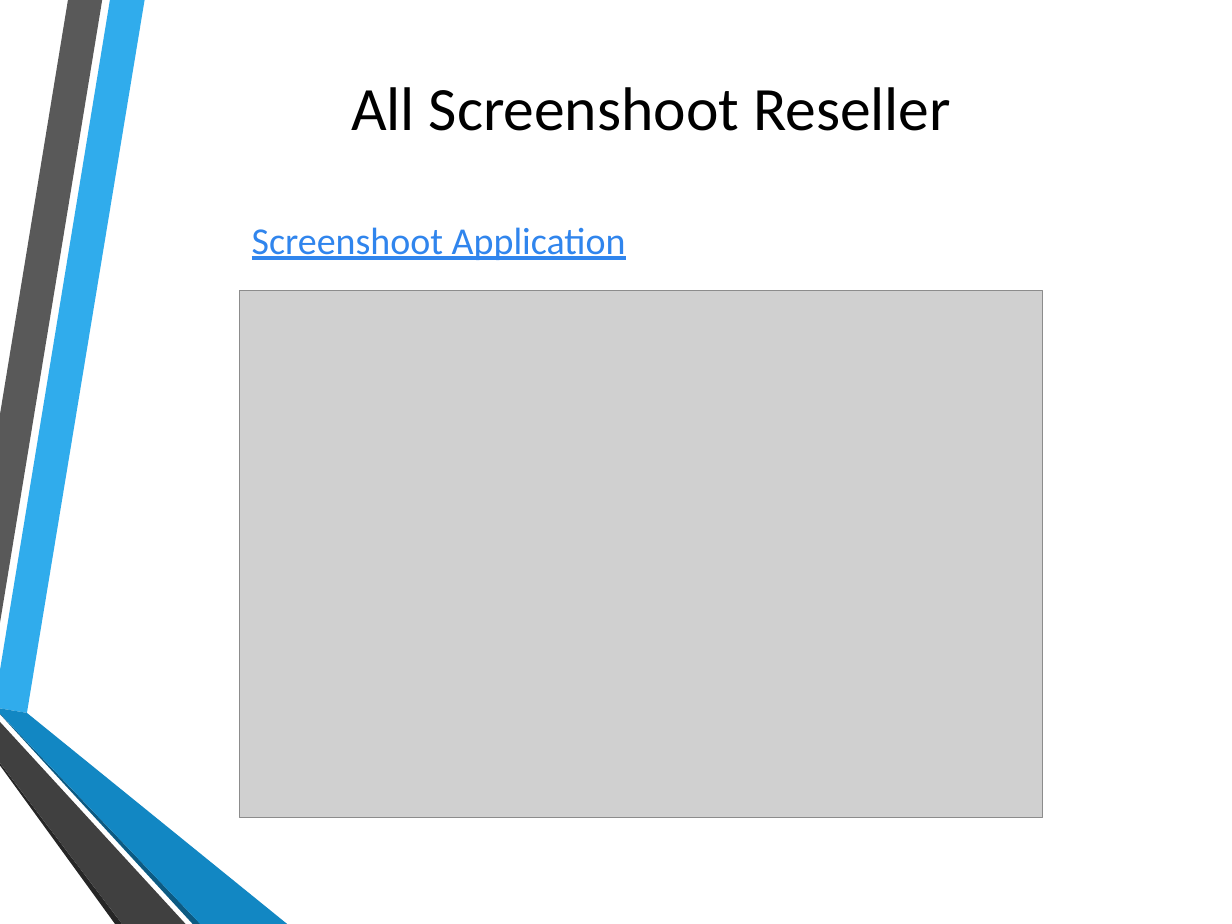
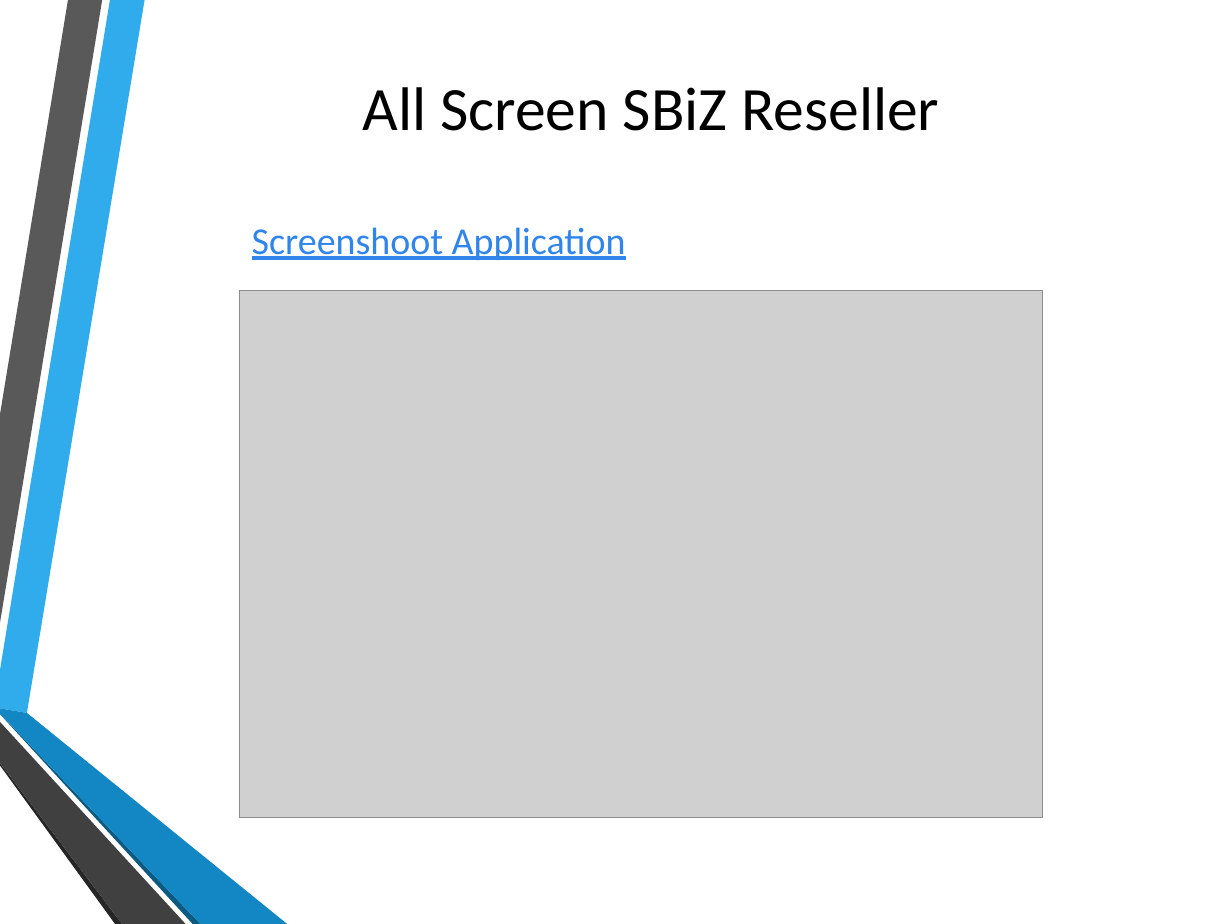
Before and after one commit to dendie851/sbiz-php, a slide deck: slide 13 of presentation/slide-presentation.pptx (slide 11 before the commit). Drawn at 1232x924 pixels with LibreOffice and Linux fonts; fonts in the diff are those of the drawing; grey boxes stand for pictures; background and template pictures are left out. Boxes give left, top, right and bottom in pixels: in the first picture for what was removed or moved away, otherwise in the second. Text is boxed around its words. In the diff, an @@ line names an element or a change of style, - is before the commit and + after.

```diff
--- a/presentation/slide-presentation.pptx
+++ b/presentation/slide-presentation.pptx
@@ title at [363, 87, 939, 131]: text changed @@
-All Screenshoot Reseller
+All Screen SBiZ Reseller
```
Also in this commit, not shown: 8 other slides changed, 4 slides added, 4 slides removed, 3 other files.
